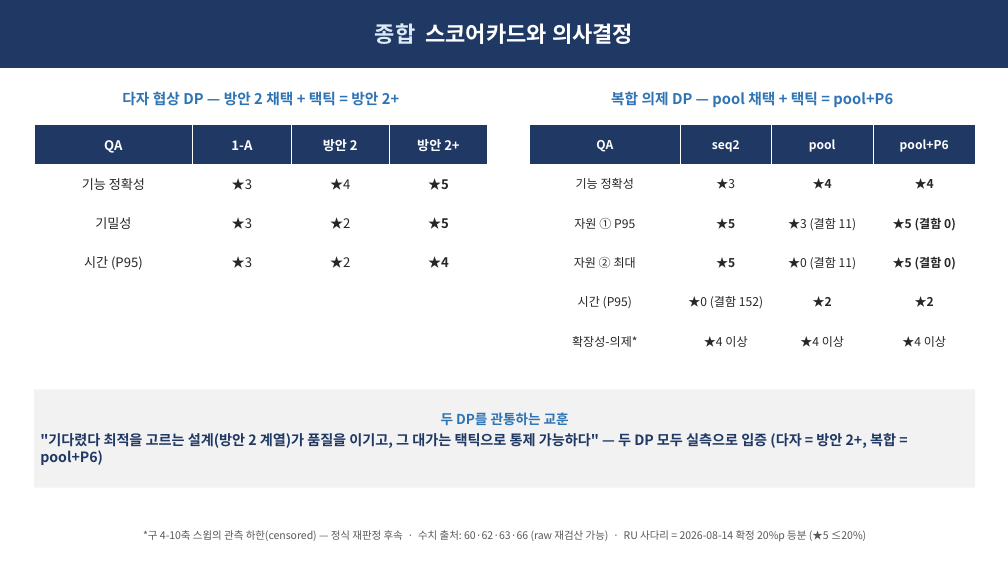
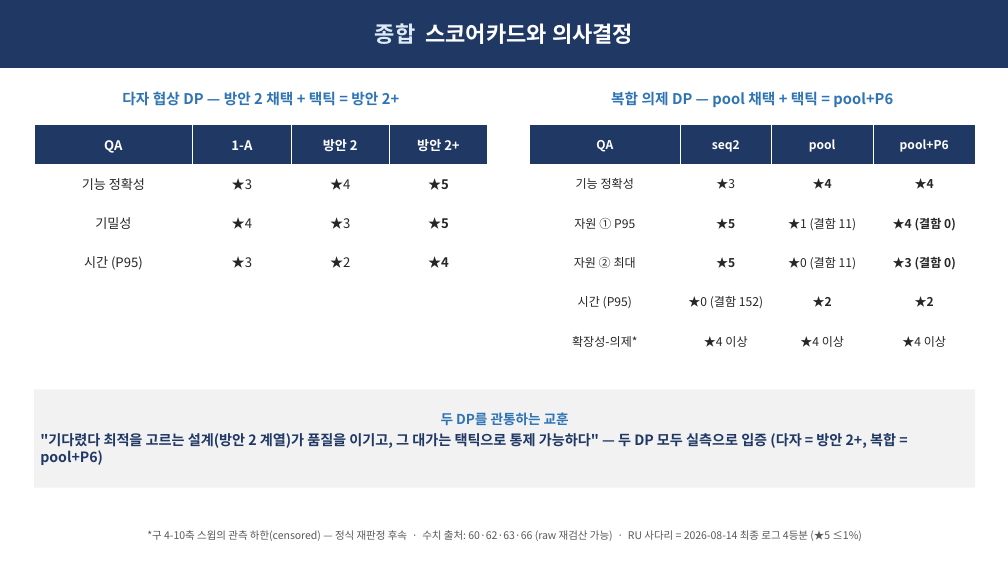
Before and after one commit to Sunwoo-Nam/architect-teamproject, a slide deck: slide 14 of docs/changbae/65-QA-종합-임원보고.pptx. Drawn at 1008x567 pixels with LibreOffice and Linux fonts; fonts in the diff are those of the drawing. Boxes give left, top, right and bottom in pixels: in the first picture for what was removed or moved away, otherwise in the second. Text is boxed around its words. In the diff, an @@ line names an element or a change of style, - is before the commit and + after.

```diff
--- a/docs/changbae/65-QA-종합-임원보고.pptx
+++ b/docs/changbae/65-QA-종합-임원보고.pptx
@@ table at (34, 125, 488, 282) @@
-row 3, column 2: ★3
+row 3, column 2: ★4
-row 3, column 3: ★2
+row 3, column 3: ★3
@@ table at (529, 125, 975, 361) @@
-row 3, column 3: ★3 (결함 11)
+row 3, column 3: ★1 (결함 11)
-row 3, column 4: ★5 (결함 0)
+row 3, column 4: ★4 (결함 0)
-row 4, column 4: ★5 (결함 0)
+row 4, column 4: ★3 (결함 0)
@@ text at (147, 530, 861, 541): text changed @@
-*구 4-10축 스윕의 관측 하한(censored) — 정식 재판정 후속 · 수치 출처: 60·62·63·66 (raw 재검산 가능) · RU 사다리 = 2026-08-14 확정 20%p 등분 (★5 ≤20%)
+*구 4-10축 스윕의 관측 하한(censored) — 정식 재판정 후속 · 수치 출처: 60·62·63·66 (raw 재검산 가능) · RU 사다리 = 2026-08-14 최종 로그 4등분 (★5 ≤1%)
```
Also in this commit, not shown: 6 other slides changed, 20 other files.
